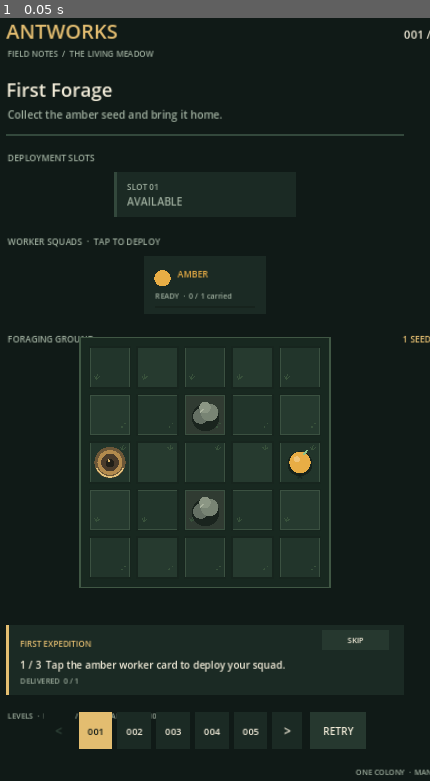
Above: before the commit, frame 1.
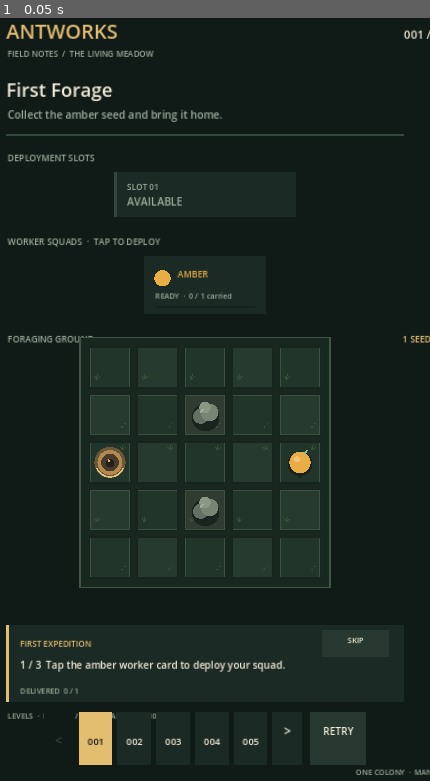
Above: after the commit, the same moment.

Repository: MaiklLX/Game-ANTS
Game: Godot game, scene res://scenes/main.tscn
Same seed, same stepped clock (60 frames per second), same inputs: the game is played once before the commit and once after it.
Inputs:
- Up to frame 1 (0.05 s): no input

The runs differ from the first frame. In frame 1, 0.9% of the frame differs, in the area x 1-86%, y 86-98%.

Commit message:
KT-011.2: use responsive portrait space and add layout contracts

Diff:
--- a/scripts/ui/game_screen.gd
+++ b/scripts/ui/game_screen.gd
@@ -7,6 +7,7 @@
 const CampaignCatalogScript = preload("res://scripts/core/campaign_catalog.gd")
 const ProgressStoreScript = preload("res://scripts/core/progress_store.gd")
 const LevelGuidanceScript = preload("res://scripts/ui/level_guidance.gd")
+const ResponsiveLayoutScript = preload("res://scripts/ui/responsive_layout.gd")
 const TurnResolverScript = preload("res://scripts/core/turn_resolver.gd")
 
 const CAMPAIGN_MANIFEST_PATH := "res://campaign/campaign_manifest.json"
@@ -37,7 +38,7 @@
 var _progress_warning: String = ""
 var _tutorial_active: bool = false
 var _tutorial_step: int = -1
-var _tutorial_skip_rect := Rect2(548, 1008, 106, 32)
+var _tutorial_skip_rect := Rect2(548, 1000 + _layout_extra * 0.68 + 8, 106, 44)
 var _selected_squad_id: String = ""
 var _status: String = "Choose a squad to begin."
 var _last_path: Array[Vector2i] = []
@@ -52,6 +53,7 @@
 var _animation_tween: Tween
 var _ui_scale: float = 1.0
 var _ui_offset: Vector2 = Vector2.ZERO
+var _layout_extra: float = 0.0
 var _board_origin: Vector2 = Vector2.ZERO
 var _board_cell_size: float = CELL_SIZE
 var _board_gap: float = CELL_GAP
@@ -100,13 +102,12 @@
 
 func _draw() -> void:
 	var font: Font = ThemeDB.fallback_font
-	_ui_scale = minf(size.x / VIRTUAL_SIZE.x, size.y / VIRTUAL_SIZE.y)
-	if _ui_scale <= 0.0:
-		_ui_scale = 1.0
-	_ui_offset = (size - VIRTUAL_SIZE * _ui_scale) * 0.5
+	var layout: Dictionary = ResponsiveLayoutScript.calculate(size)
+	_ui_scale = float(layout["scale"])
+	_ui_offset = layout["offset"]
+	_layout_extra = float(layout["extra_height"])
+	draw_rect(Rect2(Vector2.ZERO, size), COLOR_BG)
 	draw_set_transform(_ui_offset, 0.0, Vector2(_ui_scale, _ui_scale))
-
-	draw_rect(Rect2(Vector2.ZERO, VIRTUAL_SIZE), COLOR_BG)
 	_draw_header(font)
 	_draw_slots(font)
 	_draw_squads(font)
@@ -165,7 +166,7 @@
 
 
 func _draw_squads(font: Font) -> void:
-	draw_string(font, Vector2(44, 392), "WORKER SQUADS  ·  TAP TO DEPLOY", HORIZONTAL_ALIGNMENT_LEFT, -1, 14, COLOR_MUTED)
+	draw_string(font, Vector2(44, 392 + _layout_extra * 0.18), "WORKER SQUADS  ·  TAP TO DEPLOY", HORIZONTAL_ALIGNMENT_LEFT, -1, 14, COLOR_MUTED)
 	_squad_rects.clear()
 	var ids := _colony.get_squad_ids()
 	var card_width := 196.0
@@ -198,12 +199,12 @@
 func _draw_board(font: Font) -> void:
 	var board_width: float = _board.width * CELL_SIZE + maxi(0, _board.width - 1) * CELL_GAP
 	var board_height: float = _board.height * CELL_SIZE + maxi(0, _board.height - 1) * CELL_GAP
-	_board_origin = Vector2((720.0 - board_width) * 0.5, 570.0 + (340.0 - board_height) * 0.5)
+	_board_origin = Vector2((720.0 - board_width) * 0.5, 570.0 + _layout_extra * 0.40 + (340.0 - board_height) * 0.5)
 	_board_cell_size = CELL_SIZE
 	_board_gap = CELL_GAP
 
-	draw_string(font, Vector2(44, 548), "FORAGING GROUND", HORIZONTAL_ALIGNMENT_LEFT, -1, 14, COLOR_MUTED)
-	draw_string(font, Vector2(676, 548), "%d SEEDS LEFT" % _board.remaining_resources, HORIZONTAL_ALIGNMENT_RIGHT, -1, 14, COLOR_GOLD)
+	draw_string(font, Vector2(44, 548 + _layout_extra * 0.40), "FORAGING GROUND", HORIZONTAL_ALIGNMENT_LEFT, -1, 14, COLOR_MUTED)
+	draw_string(font, Vector2(676, 548 + _layout_extra * 0.40), "%d SEEDS LEFT" % _board.remaining_resources, HORIZONTAL_ALIGNMENT_RIGHT, -1, 14, COLOR_GOLD)
 
 	var board_frame := Rect2(_board_origin - Vector2(14, 14), Vector2(board_width, board_height) + Vector2(28, 28))
 	draw_rect(board_frame, Color("#182820"))
@@ -257,7 +258,7 @@
 
 
 func _draw_status(font: Font) -> void:
-	var panel := Rect2(42, 1000, 636, 112)
+	var panel := Rect2(42, 1000 + _layout_extra * 0.68, 636, 124)
 	var completed := TurnResolverScript.is_level_complete(_board, _colony)
 	var blocked := TurnResolverScript.is_level_blocked(_board, _colony)
 	var panel_color := Color("#20382d") if completed else Color("#392a26") if blocked else COLOR_PANEL
@@ -265,15 +266,15 @@
 	draw_rect(panel, panel_color)
 	draw_rect(Rect2(panel.position, Vector2(4, panel.size.y)), accent_color)
 	var heading := "FIELD CLEARED" if completed else "FIELD BLOCKED" if blocked else "FIRST EXPEDITION" if _tutorial_active else "COLONY LOG"
-	draw_string(font, Vector2(64, 1035), heading, HORIZONTAL_ALIGNMENT_LEFT, -1, 13, accent_color if not _tutorial_active else COLOR_GOLD)
+	draw_string(font, Vector2(64, 1035 + _layout_extra * 0.68), heading, HORIZONTAL_ALIGNMENT_LEFT, -1, 13, accent_color if not _tutorial_active else COLOR_GOLD)
 	if _tutorial_active:
 		draw_rect(_tutorial_skip_rect, COLOR_PANEL_LIGHT)
 		draw_string(font, _tutorial_skip_rect.position + Vector2(0, 21), "SKIP", HORIZONTAL_ALIGNMENT_CENTER, _tutorial_skip_rect.size.x, 12, COLOR_TEXT)
-		draw_string(font, Vector2(64, 1070), _tutorial_instruction(), HORIZONTAL_ALIGNMENT_LEFT, 580, 16, COLOR_TEXT)
+		draw_string(font, Vector2(64, 1070 + _layout_extra * 0.68), _tutorial_instruction(), HORIZONTAL_ALIGNMENT_LEFT, 580, 16, COLOR_TEXT)
 	else:
 		draw_string(font, Vector2(64, 1070), _status, HORIZONTAL_ALIGNMENT_LEFT, 580, 17, COLOR_TEXT)
 	var delivered := _colony.delivered_resources
-	draw_string(font, Vector2(64, 1094), "DELIVERED  %d / %d" % [delivered, _board.total_resources], HORIZONTAL_ALIGNMENT_LEFT, -1, 12, COLOR_MUTED)
+	draw_string(font, Vector2(64, 1110 + _layout_extra * 0.68), "DELIVERED  %d / %d" % [delivered, _board.total_resources], HORIZONTAL_ALIGNMENT_LEFT, -1, 12, COLOR_MUTED)
 
 
 func _draw_level_picker(font: Font) -> void:
@@ -282,7 +283,7 @@
 	var completed_count: int = 0
 	if _progress_store != null:
 		completed_count = int(_progress_store.get_completed_count())
-	draw_string(font, Vector2(44, 1150), "LEVELS  ·  PAGE %02d / %02d  ·  CLEARED %02d / %03d" % [page_number, page_count, completed_count, _campaign_levels.size()], HORIZONTAL_ALIGNMENT_LEFT, 630, 12, COLOR_MUTED)
+	draw_string(font, Vector2(44, 1150 + _layout_extra * 0.86), "LEVELS  ·  PAGE %02d / %02d  ·  CLEARED %02d / %03d" % [page_number, page_count, completed_count, _campaign_levels.size()], HORIZONTAL_ALIGNMENT_LEFT, 630, 12, COLOR_MUTED)
 	_level_rects.clear()
 
 	var button_width := 54.0
@@ -293,33 +294,33 @@
 	var controls_width := arrow_width + 8.0 + page_width + 8.0 + arrow_width + 12.0 + retry_width
 	var controls_start_x := (720.0 - controls_width) * 0.5
 
-	_previous_page_rect = Rect2(controls_start_x, 1140, arrow_width, 58)
+	_previous_page_rect = Rect2(controls_start_x, 1140 + _layout_extra * 0.86, arrow_width, 84)
 	draw_rect(_previous_page_rect, COLOR_PANEL if _level_page_start > 0 else COLOR_BG)
-	draw_string(font, _previous_page_rect.position + Vector2(0, 37), "<", HORIZONTAL_ALIGNMENT_CENTER, arrow_width, 20, COLOR_TEXT if _level_page_start > 0 else COLOR_GRID)
+	draw_string(font, _previous_page_rect.position + Vector2(0, 52), "<", HORIZONTAL_ALIGNMENT_CENTER, arrow_width, 20, COLOR_TEXT if _level_page_start > 0 else COLOR_GRID)
 
 	var buttons_start_x := controls_start_x + arrow_width + 8.0
 	var visible_count := mini(LEVELS_PER_PAGE, maxi(0, _campaign_levels.size() - _level_page_start))
 	for local_index in range(visible_count):
 		var global_index := _level_page_start + local_index
-		var rect := Rect2(buttons_start_x + local_index * (button_width + button_gap), 1140, button_width, 58)
+		var rect := Rect2(buttons_start_x + local_index * (button_width + button_gap), 1140 + _layout_extra * 0.86, button_width, 84)
 		_level_rects.append(rect)
 		var is_selected := global_index == _level_index
 		draw_rect(rect, COLOR_GOLD if is_selected else COLOR_PANEL)
 		var label_color := COLOR_BG if is_selected else COLOR_TEXT
-		draw_string(font, rect.position + Vector2(0, 36), "%03d" % (global_index + 1), HORIZONTAL_ALIGNMENT_CENTER, rect.size.x, 15, label_color)
+		draw_string(font, rect.position + Vector2(0, 52), "%03d" % (global_index + 1), HORIZONTAL_ALIGNMENT_CENTER, rect.size.x, 15, label_color)
 		if _progress_store != null and _progress_store.is_level_completed(String(_campaign_levels[global_index]["id"])):
 			draw_circle(rect.position + Vector2(rect.size.x - 7.0, 7.0), 3.0, COLOR_GOLD)
 
 	var next_x := buttons_start_x + page_width + 8.0
-	_next_page_rect = Rect2(next_x, 1140, arrow_width, 58)
+	_next_page_rect = Rect2(next_x, 1140 + _layout_extra * 0.86, arrow_width, 84)
 	var has_next_page := _level_page_start + LEVELS_PER_PAGE < _campaign_levels.size()
 	draw_rect(_next_page_rect, COLOR_PANEL if has_next_page else COLOR_BG)
 	draw_string(font, _next_page_rect.position + Vector2(0, 37), ">", HORIZONTAL_ALIGNMENT_CENTER, arrow_width, 20, COLOR_TEXT if has_next_page else COLOR_GRID)
 
-	_restart_rect = Rect2(next_x + arrow_width + 12.0, 1140, retry_width, 58)
+	_restart_rect = Rect2(next_x + arrow_width + 12.0, 1140 + _layout_extra * 0.86, retry_width, 84)
 	draw_rect(_restart_rect, COLOR_PANEL_LIGHT)
 	draw_string(font, _restart_rect.position + Vector2(0, 36), "RETRY", HORIZONTAL_ALIGNMENT_CENTER, retry_width, 16, COLOR_TEXT)
-	draw_string(font, Vector2(360, 1240), "ONE COLONY  ·  MANY SMALL DECISIONS", HORIZONTAL_ALIGNMENT_CENTER, 720, 12, COLOR_MUTED)
+	draw_string(font, Vector2(360, 1240 + _layout_extra * 0.95), "ONE COLONY  ·  MANY SMALL DECISIONS", HORIZONTAL_ALIGNMENT_CENTER, 720, 12, COLOR_MUTED)
 
 
 func _gui_input(event: InputEvent) -> void:
--- /dev/null
+++ b/scripts/ui/responsive_layout.gd
@@ -0,0 +1,34 @@
+extends RefCounted
+## Shared portrait viewport transform. Extra vertical room is consumed by the screen layout
+## instead of shrinking the entire 720x1280 interface into a letterboxed rectangle.
+
+const BASE_SIZE := Vector2(720.0, 1280.0)
+
+
+static func calculate(viewport_size: Vector2) -> Dictionary:
+	if viewport_size.x <= 0.0 or viewport_size.y <= 0.0:
+		return {
+			"scale": 1.0,
+			"offset": Vector2.ZERO,
+			"virtual_size": BASE_SIZE,
+			"extra_height": 0.0,
+		}
+	var scale := minf(viewport_size.x / BASE_SIZE.x, viewport_size.y / BASE_SIZE.y)
+	var virtual_size := viewport_size / scale
+	var offset := Vector2((viewport_size.x - BASE_SIZE.x * scale) * 0.5, 0.0)
+	return {
+		"scale": scale,
+		"offset": offset,
+		"virtual_size": virtual_size,
+		"extra_height": maxf(0.0, virtual_size.y - BASE_SIZE.y),
+	}
+
+
+static func shifted_y(base_y: float, extra_height: float, weight: float) -> float:
+	return base_y + maxf(0.0, extra_height) * clampf(weight, 0.0, 1.0)
+
+
+static func is_touch_target_usable(rect_size: Vector2, scale: float, minimum_pixels: float = 44.0) -> bool:
+	if scale <= 0.0:
+		return false
+	return rect_size.x * scale >= minimum_pixels and rect_size.y * scale >= minimum_pixels
--- /dev/null
+++ b/tests/test_responsive_layout.gd
@@ -0,0 +1,46 @@
+extends SceneTree
+## Guards responsive transforms and the minimum physical hit-area dimensions at common phone sizes.
+
+const LayoutScript = preload("res://scripts/ui/responsive_layout.gd")
+
+var _failures: Array[String] = []
+
+
+func _initialize() -> void:
+	_check_viewport(Vector2(360, 800), 0.5, 320.0, "compact Android portrait")
+	_check_viewport(Vector2(390, 844), 390.0 / 720.0, 278.1538, "standard iPhone portrait")
+	_check_viewport(Vector2(412, 915), 412.0 / 720.0, 319.0291, "large Android portrait")
+	_check_viewport(Vector2(720, 1280), 1.0, 0.0, "reference 9:16 viewport")
+	_check_viewport(Vector2(480, 800), 480.0 / 720.0, 0.0, "short portrait viewport")
+
+	var compact_scale := float(LayoutScript.calculate(Vector2(360, 800))["scale"])
+	_check(LayoutScript.is_touch_target_usable(Vector2(196, 96), compact_scale), "squad cards must remain at least 44 px tall on compact phones")
+	_check(LayoutScript.is_touch_target_usable(Vector2(106, 44), compact_scale), "tutorial skip must remain at least 44 px tall on compact phones")
+	_check(not LayoutScript.is_touch_target_usable(Vector2(54, 84), compact_scale), "narrow level buttons must not be misreported as 44 px wide")
+	_check(is_equal_approx(LayoutScript.shifted_y(1000.0, 320.0, 0.68), 1217.6), "status panel anchor must use its vertical expansion weight")
+
+	_finish()
+
+
+func _check_viewport(viewport: Vector2, expected_scale: float, expected_extra: float, label: String) -> void:
+	var layout: Dictionary = LayoutScript.calculate(viewport)
+	_check(is_equal_approx(float(layout["scale"]), expected_scale), label + ": unexpected scale")
+	_check(is_equal_approx(float(layout["extra_height"]), expected_extra, 0.01), label + ": unexpected extra height")
+	var virtual_size: Vector2 = layout["virtual_size"]
+	_check(is_equal_approx(virtual_size.x * float(layout["scale"]), viewport.x), label + ": virtual width must map to viewport")
+	_check(is_equal_approx(virtual_size.y * float(layout["scale"]), viewport.y), label + ": virtual height must map to viewport")
+
+
+func _check(condition: bool, message: String) -> void:
+	if not condition:
+		_failures.append(message)
+
+
+func _finish() -> void:
+	if _failures.is_empty():
+		print("Responsive portrait layout contract tests passed.")
+		quit(0)
+		return
+	for failure in _failures:
+		push_error("Responsive portrait layout contract failed: " + failure)
+	quit(1)
Not shown, added: docs/KT-011.2-RESPONSIVE-PORTRAIT.md
